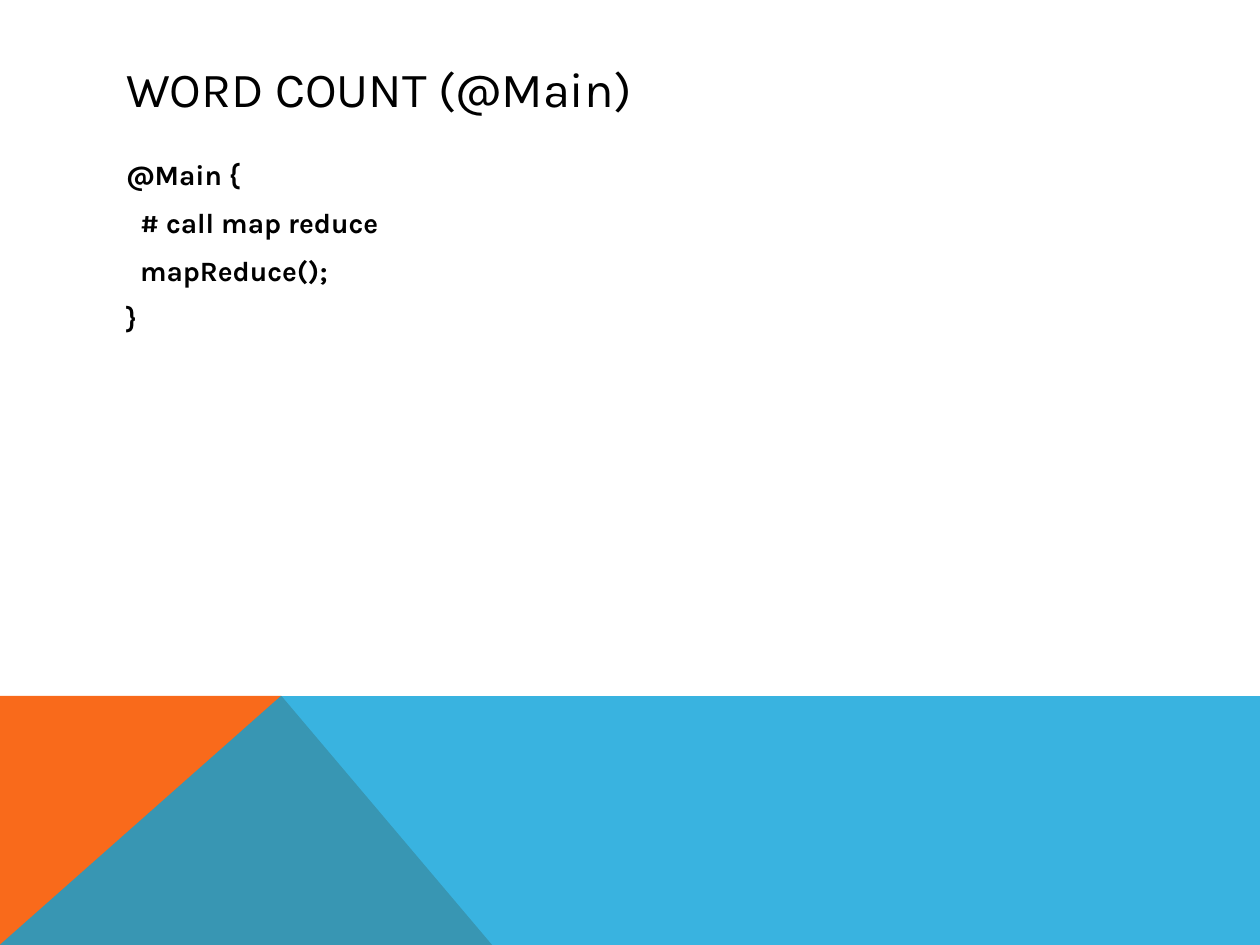
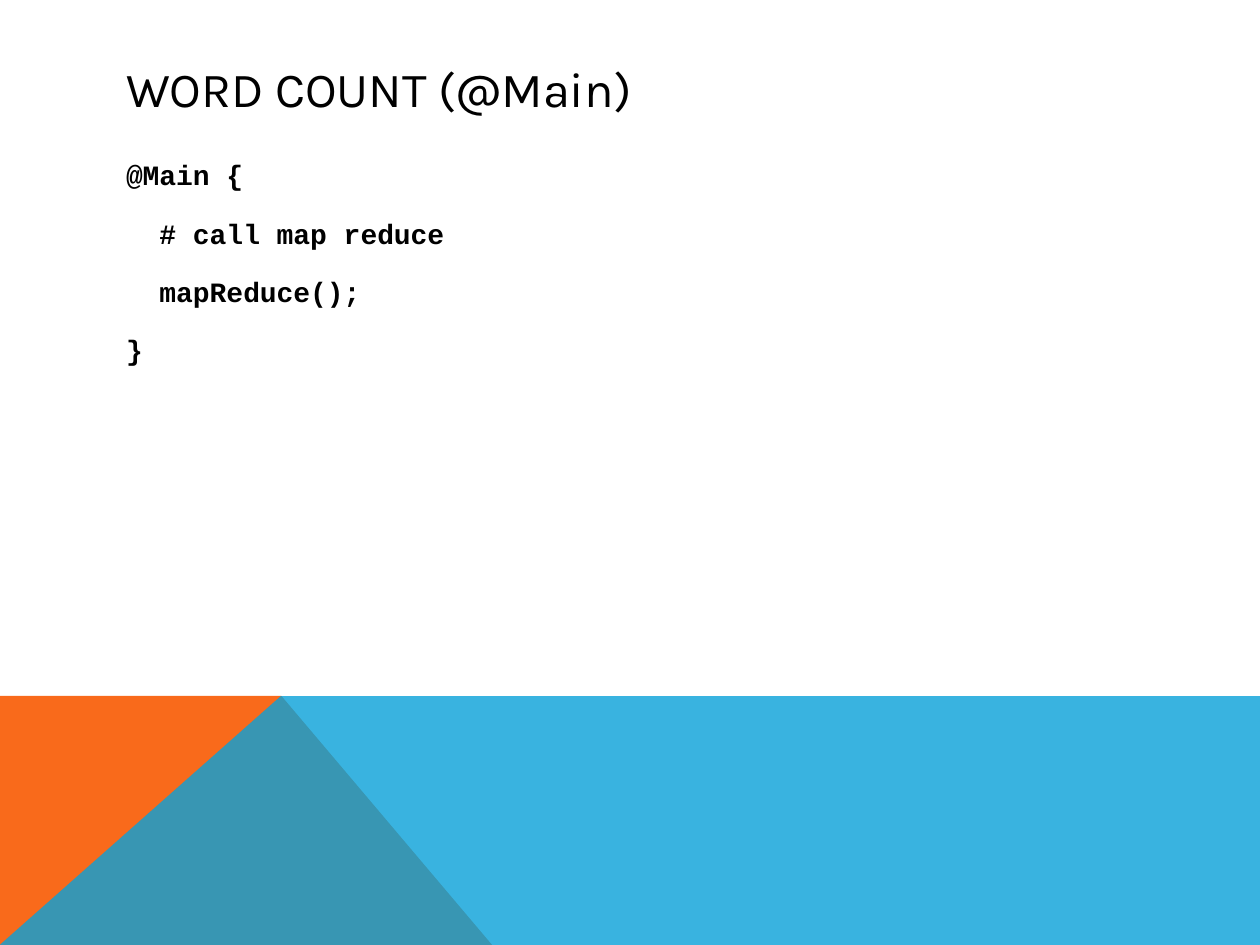
Before and after one commit to smessing/Hog, a slide deck: slide 11 of demo/demo.pptx (slide 7 before the commit). Drawn at 1260x945 pixels with LibreOffice and Linux fonts; fonts in the diff are those of the drawing. Boxes give left, top, right and bottom in pixels: in the first picture for what was removed or moved away, otherwise in the second. Text is boxed around its words. In the diff, an @@ line names an element or a change of style, - is before the commit and + after.

```diff
--- a/demo/demo.pptx
+++ b/demo/demo.pptx
@@ text "@Main {" at box(126, 166, 445, 308): font Karla to Courier New; more space between paragraphs @@
```
Also in this commit, not shown: 3 other slides changed, 7 slides added.
